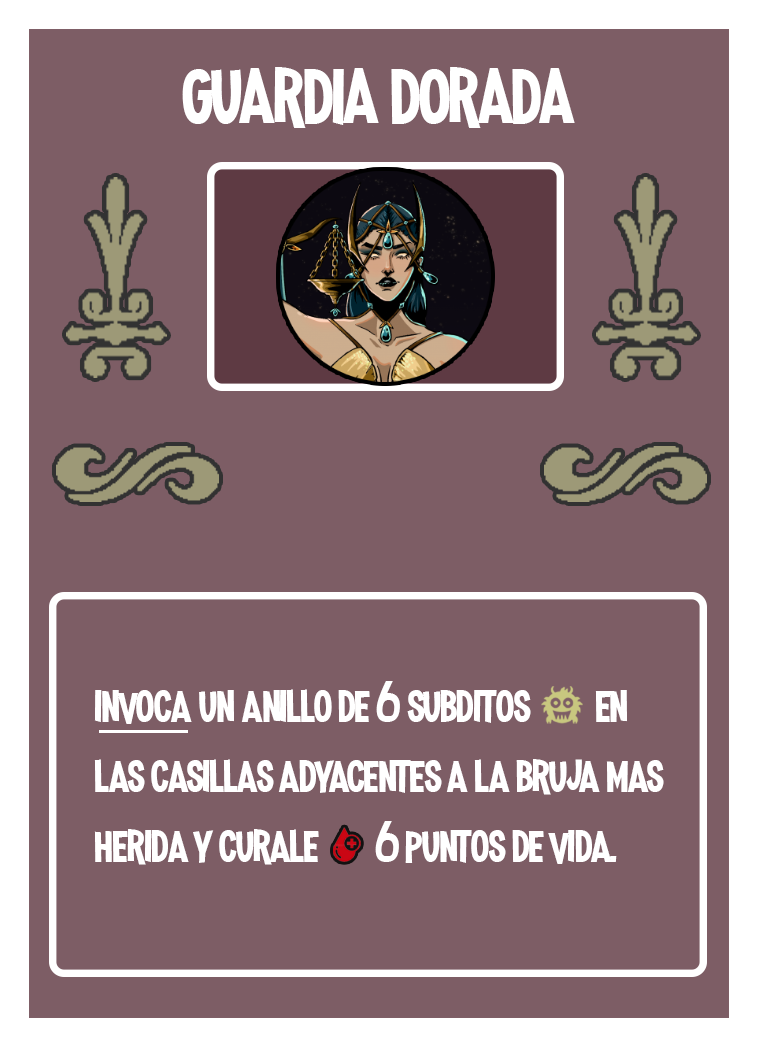
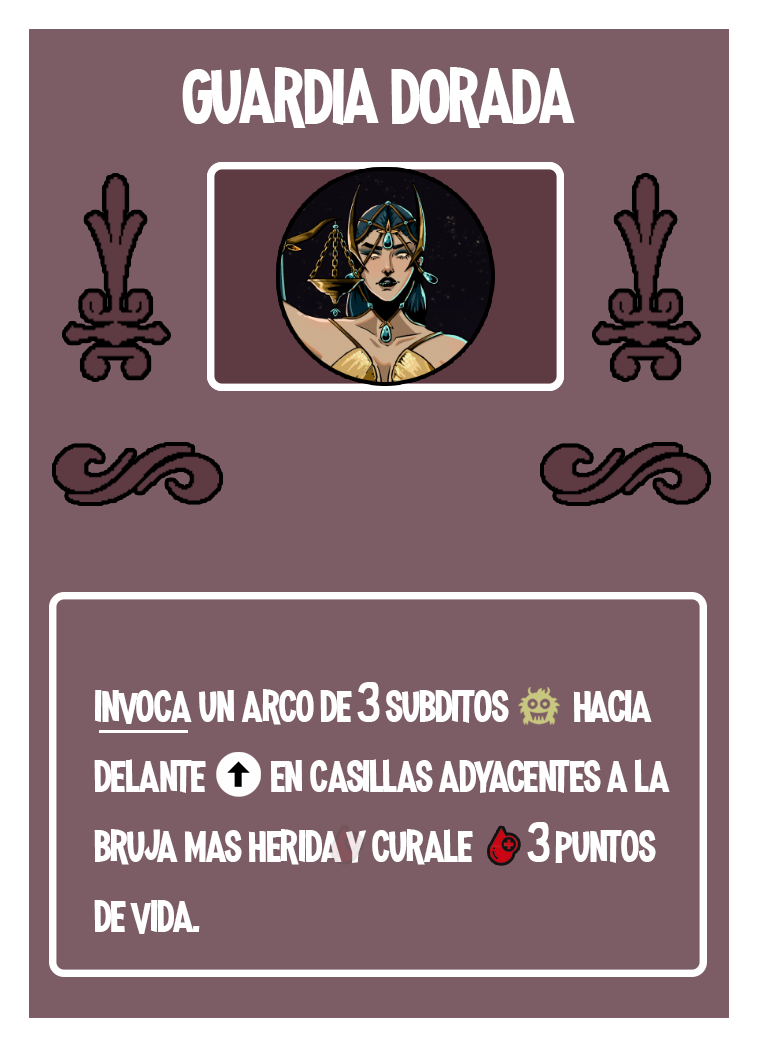
Layers edited between the first and the second 758px x 1047px image:
added group "PLANTILLA_SIN_CUADRICULA" (1st of 2, in "Roundabout Card" › "Range hexagons copy 2") with 8 layers in group "Range hexagons copy 2" over [56, 162, 707, 863]
added layer "Capa 17" in group "PLANTILLA_SIN_CUADRICULA" over [596, 177, 697, 378]
added layer "Capa 16" in group "PLANTILLA_SIN_CUADRICULA" over [66, 177, 167, 378]
added layer "Capa 15" in group "PLANTILLA_SIN_CUADRICULA" over [56, 446, 219, 502]
added layer "Capa 14" in group "PLANTILLA_SIN_CUADRICULA" over [544, 446, 707, 502]
added layer "Rectangle 1" (1st of 2, in "Roundabout Card" › "Range hexagons copy 2" › "PLANTILLA_SIN_CUADRICULA") in group "PLANTILLA_SIN_CUADRICULA" over [207, 162, 564, 391]
added layer "Capa 13" in group "PLANTILLA_SIN_CUADRICULA" over [518, 687, 560, 725]
added layer "Capa 12" in group "PLANTILLA_SIN_CUADRICULA" over [490, 828, 518, 863]
removed layer "Capa 9" from group "PLANTILLA_SIN_CUADRICULA" over [541, 686, 583, 724]
"Capa 8": opacity 100% → 10% over [333, 827, 361, 862]
added layer "⬆" in group "Roundabout Card" over [216, 752, 261, 797]
renamed "invoca un anillo de 6 subditos en las casillas adyacente" to "invoca un arco de 3 subditos hacia delante en cas", painted on it over [94, 681, 670, 934]